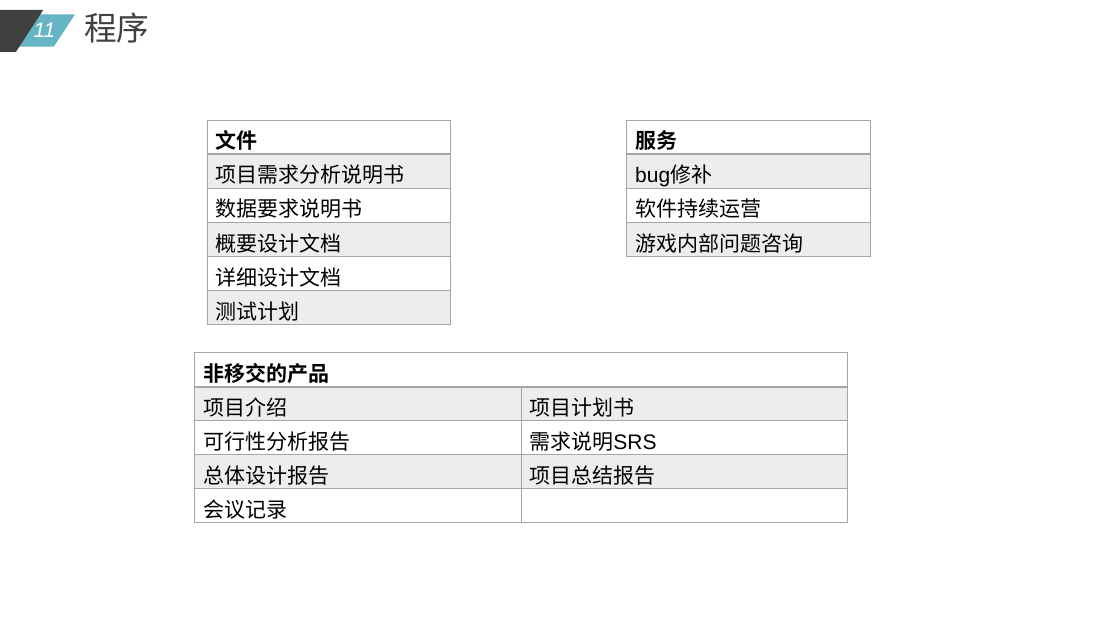
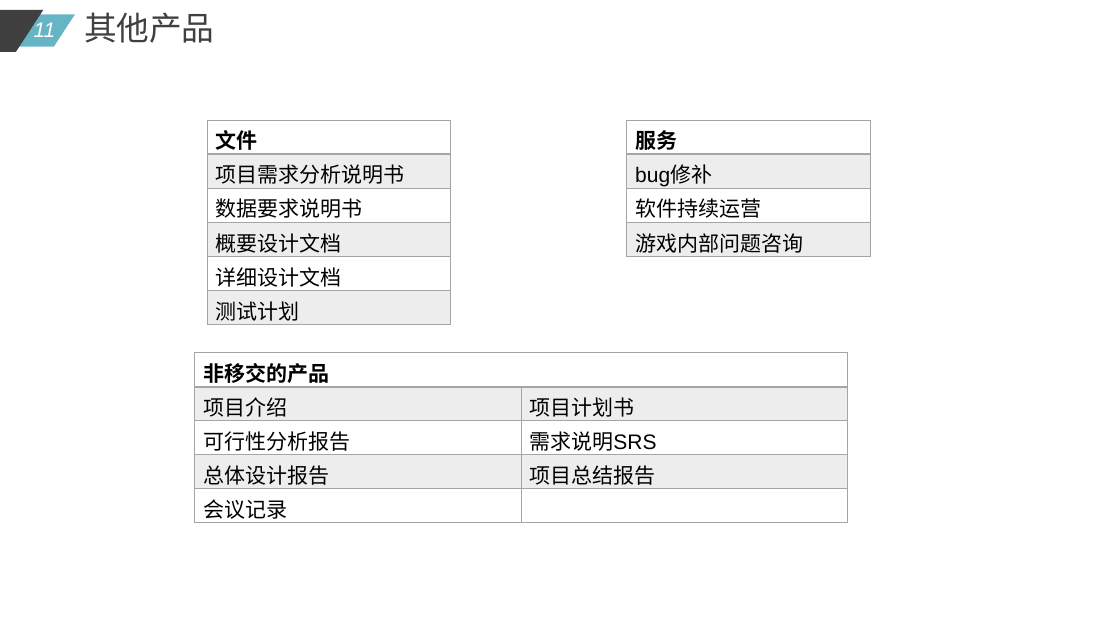
Before and after one commit to diligentsun/flappy-bird, a slide deck: slide 11 of 20201022_项目计划书_0.1.pptx. Drawn at 1120x630 pixels with LibreOffice and Linux fonts; fonts in the diff are those of the drawing. Boxes give left, top, right and bottom in pixels: in the first picture for what was removed or moved away, otherwise in the second. Text is boxed around its words. In the diff, an @@ line names an element or a change of style, - is before the commit and + after.

```diff
--- a/20201022_项目计划书_0.1.pptx
+++ b/20201022_项目计划书_0.1.pptx
@@ text at bbox=[84, 12, 215, 43]: text changed @@
-程序
+其他产品
```
Also in this commit, not shown: 6 other slides changed, 1 slide removed, 1 other file.
